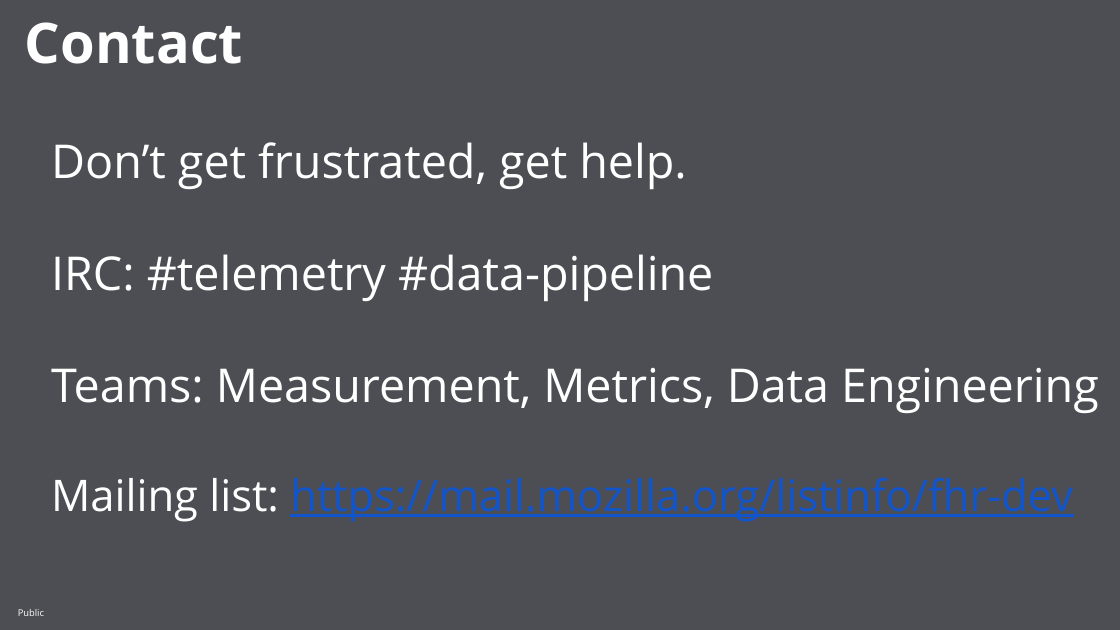
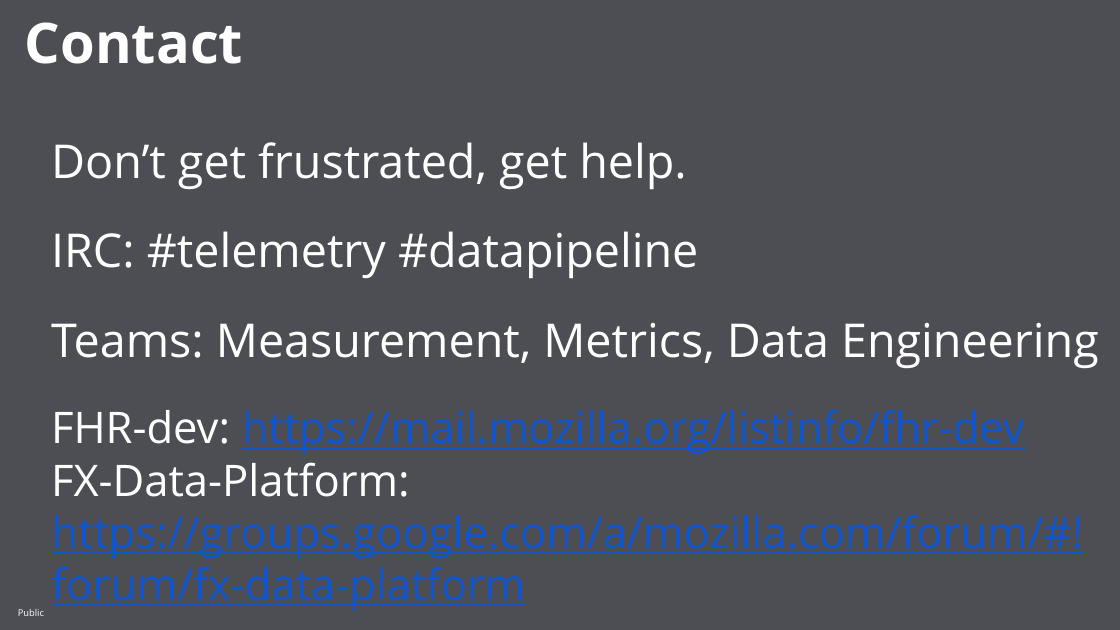
Before and after one commit to mozilla/telemetry-onboarding, a slide deck: slide 62 of slides/Telemetry Onboarding.pptx. Drawn at 1120x630 pixels with LibreOffice and Linux fonts; fonts in the diff are those of the drawing; background and template pictures are left out. Boxes give left, top, right and bottom in pixels: in the first picture for what was removed or moved away, otherwise in the second. Text is boxed around its words. In the diff, an @@ line names an element or a change of style, - is before the commit and + after.

Commit message:
- Moved the probe expiration to FF55 (nightly is at 50 now..) - Added the Fx-Data-platform ML link - Added the "Questions?" label to the empty slides. - Fixed the typo in the #datapipeline channel name in the contacts slide

```diff
--- a/slides/Telemetry Onboarding.pptx
+++ b/slides/Telemetry Onboarding.pptx
@@ text at bbox=[51, 231, 698, 278]: text changed @@
-IRC: #telemetry #data-pipeline
+IRC: #telemetry #datapipeline
@@ text at bbox=[51, 410, 1083, 611]: text changed @@
-Mailing list: https://mail.mozilla.org/listinfo/fhr-dev
+FHR-dev: https://mail.mozilla.org/listinfo/fhr-dev
+FX-Data-Platform: https://groups.google.com/a/mozilla.com/forum/#!forum/fx-data-platform
```
Also in this commit, not shown: 8 other slides changed, 8 slides added, 8 slides removed, 1 other file.
